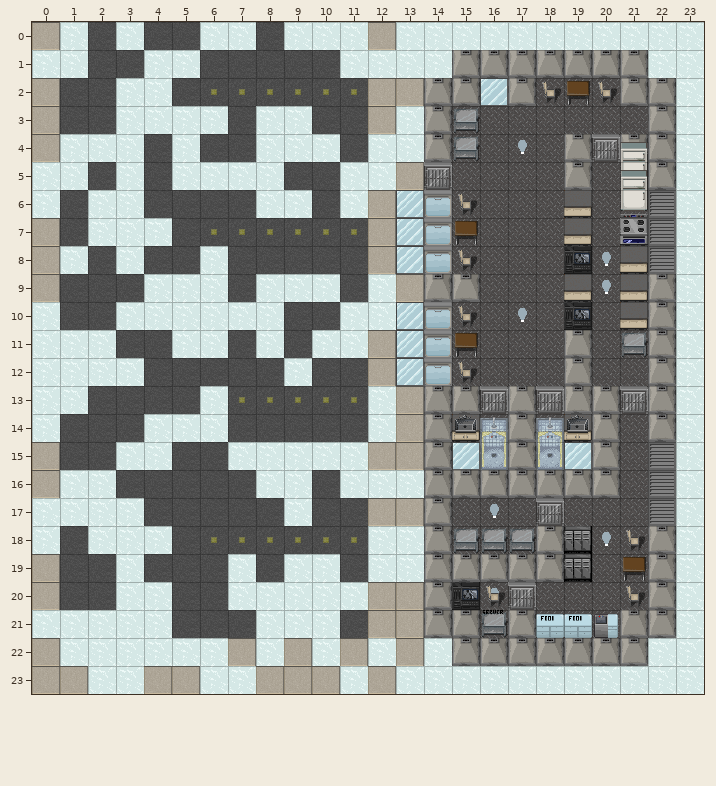
Two states of a Tiled map, 0.2/Maps/Cafe.tmx. This is how it looked before the edit.
Cells are 32x32 px. Shown: x 0..23, y 0..23.
New version:
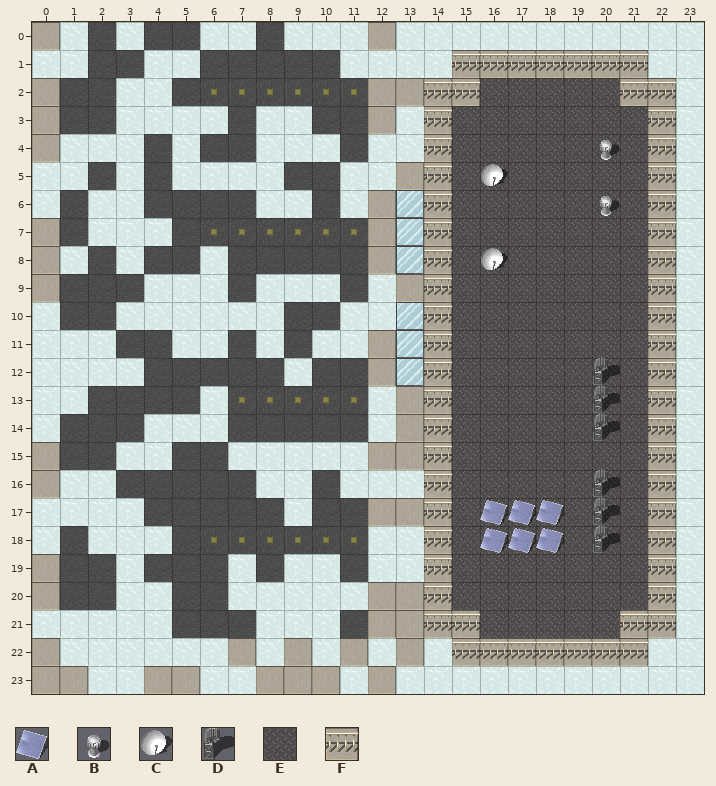
Key: from "Furniture_Normal": A 31, B 34, C 35, D 36; from "Terrain_Floors": E 6, F 22.
_ is an empty cell.
Tiles of an added or newly shown layer are drawn over the layers below it.
From old to new:
Layer "01 Terrain" (now shown):
The edit adds tile E in row 2 at x 16 to 20; in row 3 at x 15; in row 4 at x 15, 17 and 19 to 21; in row 5 at x 16, 19 and 21; in row 6 at x 15 and 19 to 21; in row 7 at x 15, 19 and 21.
The edit adds tile E in row 8 at x 15 to 16 and 19 to 21; in row 9 at x 15 and 19 to 21; in row 10 at x 15, 17, 19 and 21; in row 11 at x 15, 19 and 21; in row 12 at x 15 and 19 to 20; in row 13 at x 15 to 21.
The edit adds tile E in rows 14 to 16 at x 15 to 20; in row 17 at x 16 to 18 and 20; in row 18 at x 15 to 21; in row 19 at x 15 to 19 and 21; in row 20 at x 15 to 17 and 21; in row 21 at x 16 to 20.
The edit adds tile F in row 1 at x 15 to 21; in row 2 at x 14 to 15 and 21 to 22; in rows 3 to 20 at x 14 and 22; in row 21 at x 14 to 15 and 21 to 22; in row 22 at x 15 to 21.
Layer "01 Furniture" (now shown):
The edit adds tile A in rows 17 to 18 at x 16 to 18.
The edit adds tile B in row 4 at x 20; in row 6 at x 20.
The edit adds tile C in row 5 at x 16; in row 8 at x 16.
The edit adds tile D in rows 12 to 14 at x 20; in rows 16 to 18 at x 20.
Boxes around the changes in both pictures, in picture pixels (x1, y1, x2, y2):
added: (424, 50, 676, 666)
